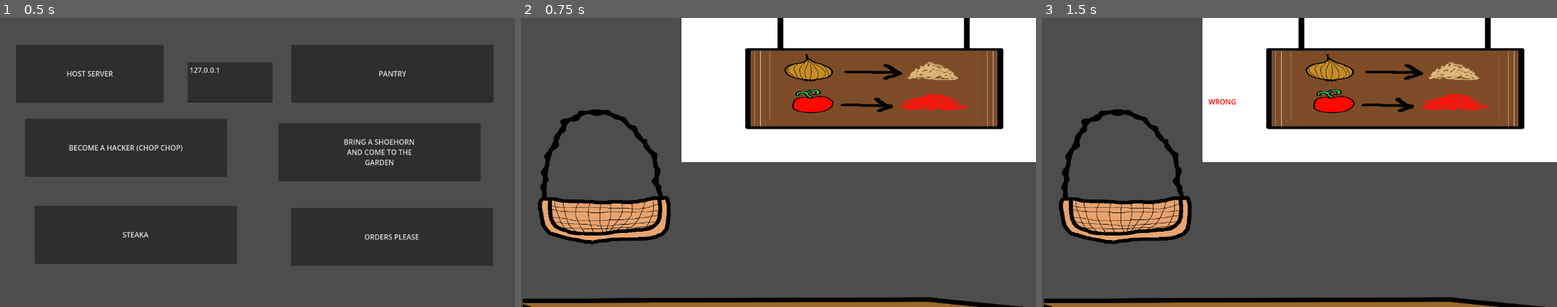
Above: before the commit, frames 1-3 (left to right).
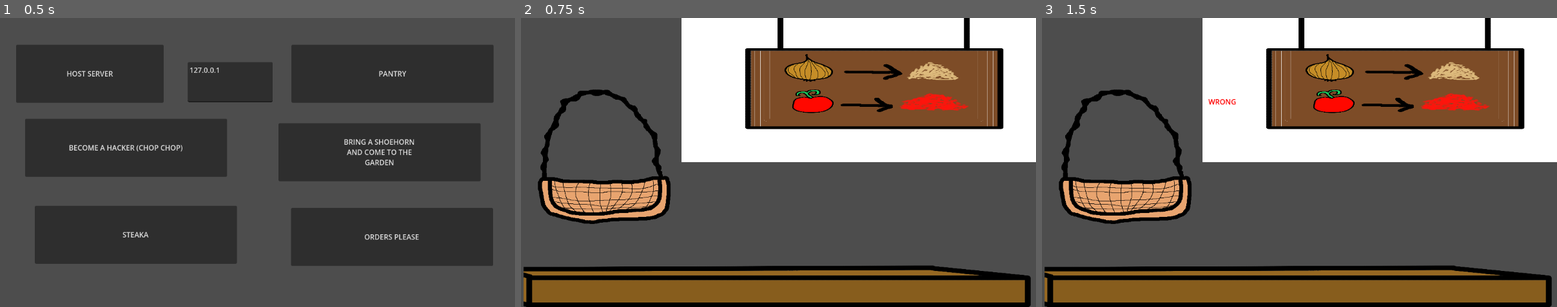
Above: after the commit, the same moments.

Repository: dacooler/TheGameTimeWarpingKitchenTheTimeCookingSimulatorTheGame2026Jam
Game: Godot game, scene res://scenes/main.tscn
Same seed, same stepped clock (60 frames per second), same inputs: the game is played once before the commit and once after it.
Inputs (mouse positions are in pixels of both pictures, inside the frame that each line leads up to):
- Up to frame 1 (0.5 s): no input
- Up to frame 2 (0.75 s): click "BECOME A HACKER (CHOP CHOP)" at 0.5 s
- Up to frame 3 (1.5 s): tap Enter at 1.25, 1.35 s; move the mouse to (1412, 148) at 1.27 s; click (1412, 148) at 1.42 s

Frame 1 is identical in both runs. In frame 2, 19% of the frame differs, in the area x 0-99%, y 24-100%; in frame 3, 19%.

Commit message:
hacker fix

Diff:
--- a/the-game-time-warping-kitchen-the-time-cooking-simulator-the-game-2026-jam/scenes/hacker.tscn
+++ b/the-game-time-warping-kitchen-the-time-cooking-simulator-the-game-2026-jam/scenes/hacker.tscn
@@ -45,7 +45,7 @@
 script = ExtResource("2_5ownp")
 
 [node name="CollisionShape2D" type="CollisionShape2D" parent="CuttingBoardExitArea" unique_id=1137769281]
-position = Vector2(591, 598)
+position = Vector2(591, 520.54)
 shape = SubResource("RectangleShape2D_ii7jg")
 
 [node name="CuttingBoardEnterArea" type="Area2D" parent="." unique_id=79635887]
@@ -54,7 +54,7 @@
 script = ExtResource("2_nryjd")
 
 [node name="CollisionShape2D" type="CollisionShape2D" parent="CuttingBoardEnterArea" unique_id=838612427]
-position = Vector2(591, 598)
+position = Vector2(591, 520.17)
 shape = SubResource("RectangleShape2D_ii7jg")
 
 [node name="CutPlayer" type="AudioStreamPlayer2D" parent="." unique_id=779732461]
@@ -74,20 +74,20 @@
 offset_bottom = 336.00003
 
 [node name="Basket" parent="." unique_id=1565680274 instance=ExtResource("9_pvidj")]
-position = Vector2(183, 382)
+position = Vector2(183, 337.26)
 
 [node name="CuttingBoard" type="StaticBody2D" parent="." unique_id=593789637]
 
 [node name="MeshInstance2D" type="MeshInstance2D" parent="CuttingBoard" unique_id=170348588]
 z_index = -1
-position = Vector2(576, 481.00006)
+position = Vector2(578, 410)
 rotation = 3.1415925
 scale = Vector2(1144.8972, 647.97424)
 mesh = SubResource("QuadMesh_j2lhl")
 texture = ExtResource("12_5ownp")
 
 [node name="CollisionShape2D" type="CollisionShape2D" parent="CuttingBoard" unique_id=2106542180]
-position = Vector2(572.00006, 774.00006)
+position = Vector2(580, 710.00006)
 rotation = 3.1415925
 scale = Vector2(1144.8972, 647.97424)
 shape = SubResource("RectangleShape2D_m1b0l")
